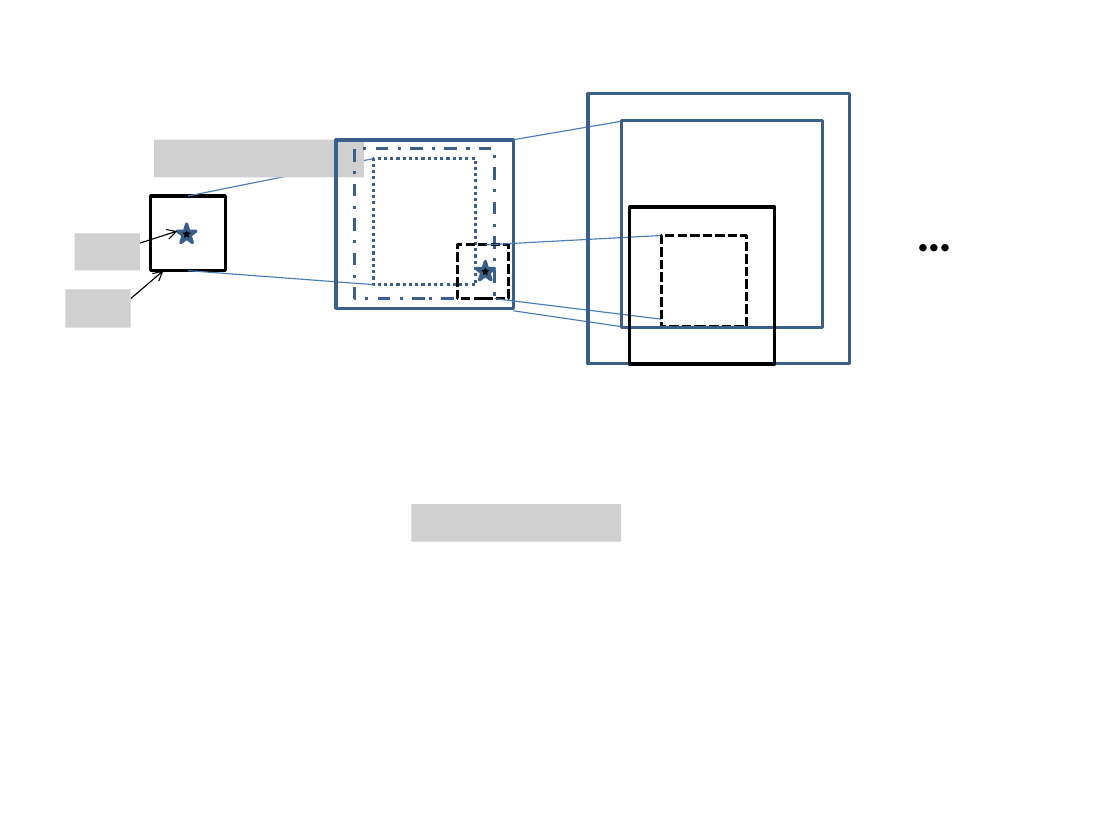
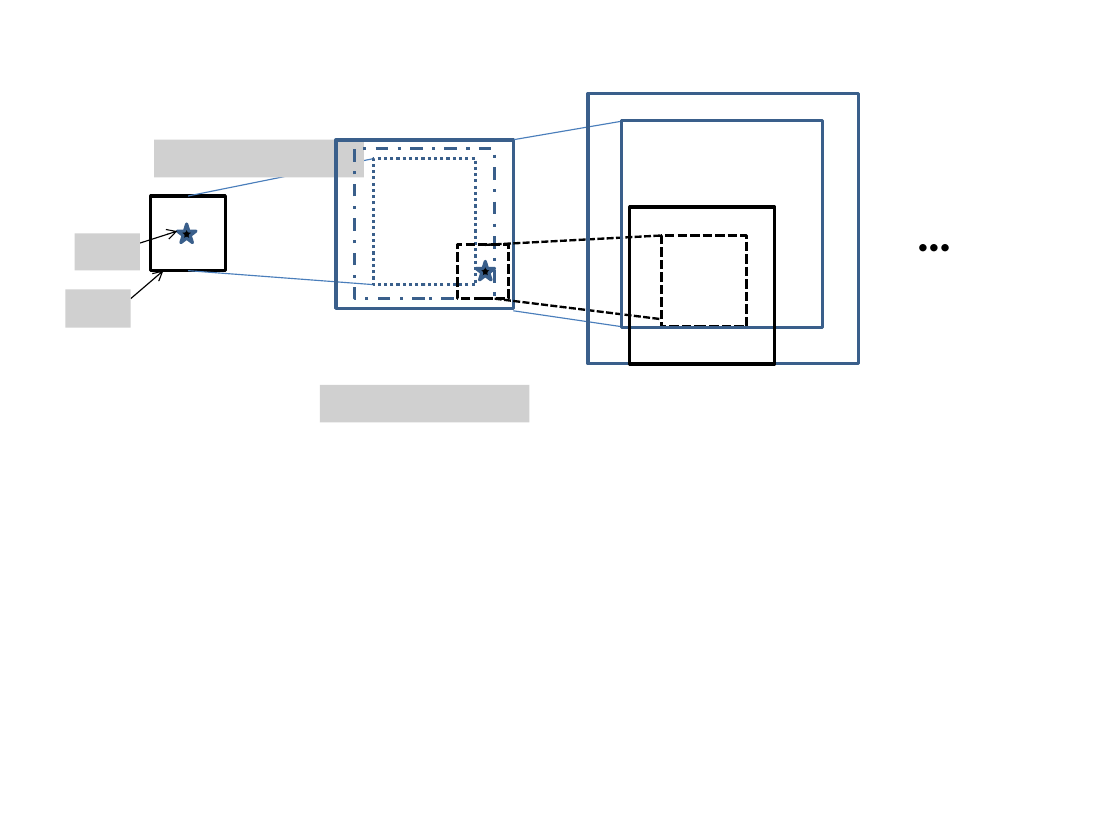
Before and after one commit to dtbinh/AnytimeCPS2015, a slide deck: slide 1 of Pubs/CDC16/Paper/figs/OverReachFigure.pptx. Drawn at 1120x840 pixels with LibreOffice and Linux fonts; fonts in the diff are those of the drawing; grey boxes stand for pictures. Boxes give left, top, right and bottom in pixels: in the first picture for what was removed or moved away, otherwise in the second. Text is boxed around its words. In the diff, an @@ line names an element or a change of style, - is before the commit and + after.

Commit message:
figure edited

```diff
--- a/Pubs/CDC16/Paper/figs/OverReachFigure.pptx
+++ b/Pubs/CDC16/Paper/figs/OverReachFigure.pptx
@@ rectangle: place and size @@
-rectangle at <box>588,93,849,364</box>
+rectangle at <box>588,93,859,364</box>
@@ line (485, 245) - (661, 235): stroke #4B7EBC 0.75 pt to #000000 1.5 pt dashed @@
@@ line (495, 299) - (661, 319): stroke #4B7EBC 0.75 pt to #000000 1.5 pt dashed @@
@@ picture: place and size @@
-picture at <box>411,504,620,542</box>
+picture at <box>320,385,530,423</box>
```
